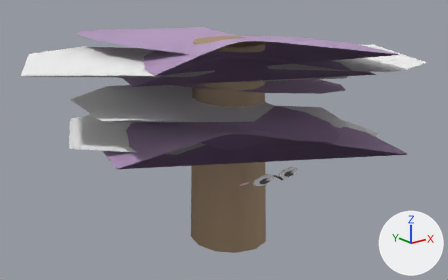
What one commit did to the glTF model web-forest/public/model/species/flavodon-flavus.glb.
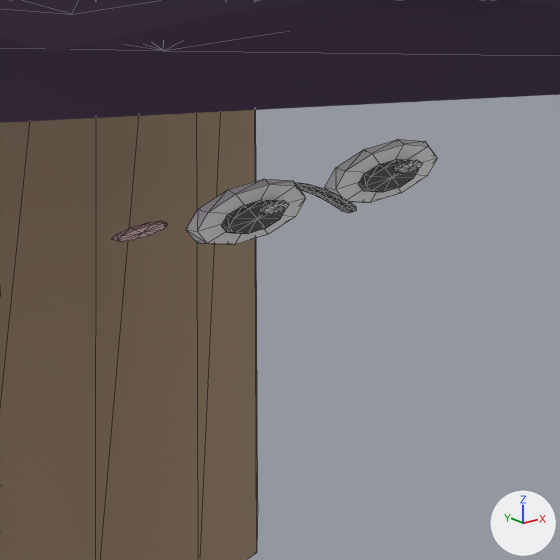
Old and new are each drawn whole from a 50 mm camera at (-0.709, -0.922, 0.564) aimed at (0.016, -0.015, 0.201) and again close up on the part from 49% to 71% of the width and 51% to 87% of the height. The lights are fixed; the arrows at lower right show +X, +Y and +Z. The older version's two pictures come first. The close-ups show mesh edges as thin lines. Everything nearer to the camera than a plane just in front of the edit is cut away. Where no turn or scale is listed for an object, it has been applied to the vertices. Vertices at exactly the same position are counted once.

The older version as bpy lines, for what is in view:
```python
me_mesh_0 = bpy.data.meshes.new('Mesh_0')
me_mesh_0.from_pydata(...)  # 290 vertices, 536 faces; spans x -0.075..0.075, y -0.153..0.082, z 0.0..0.4
me_mesh_0.materials.append(mat_flat)
me_mesh_1 = bpy.data.meshes.new('Mesh_1')
me_mesh_1.from_pydata(...)  # 82 vertices, 156 faces; spans x -0.266..0.272, y -0.401..0.16, z -0.02..0.042
me_mesh_1.materials.append(mat_flat)
me_mesh_3 = bpy.data.meshes.new('Mesh_3')
me_mesh_3.from_pydata(...)  # 82 vertices, 156 faces; spans x -0.124..0.208, y -0.255..0.085, z -0.012..0.02
me_mesh_3.materials.append(mat_flat)
ob_log = bpy.data.objects.new('log', me_mesh_0)
ob_log.location = (0.0203, -0.0249, 0.0)
ob_p1 = bpy.data.objects.new('p1', me_mesh_1)
ob_p1.location = (0.0203, -0.0249, 0.2256)
ob_p3 = bpy.data.objects.new('p3', me_mesh_3)
ob_p3.location = (0.0203, -0.0249, 0.2513)
```
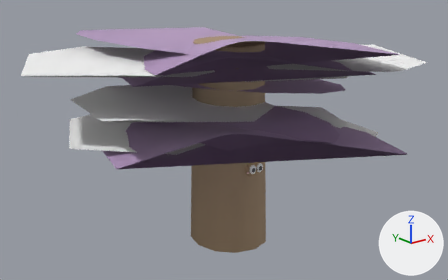
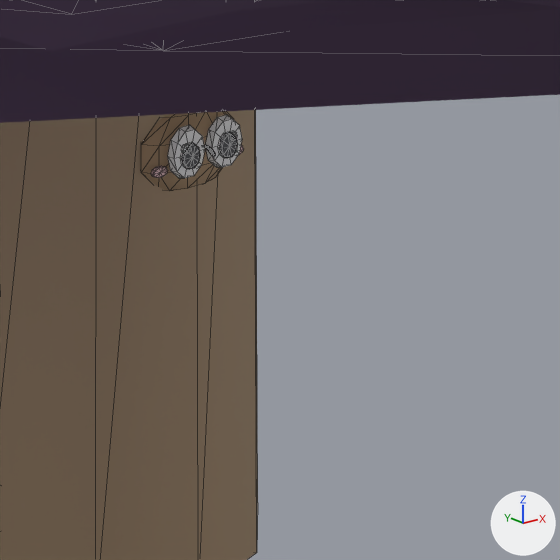
Pixel boxes (x1, y1, x2, y2) of what changed, in the close-ups (560 x 560 px; the box of a moved part takes in the faces that stretch with it):
'log', reshaped: before (0, 110, 437, 560); after (0, 110, 258, 560)
part 1 of me_mesh_0, added: after (181, 144, 189, 153)
part 2 of me_mesh_0, added: after (151, 166, 168, 178)
part 3 of me_mesh_0, moved or reshaped: before (295, 183, 356, 213); after (204, 145, 215, 156)
part 4 of me_mesh_0, moved or reshaped: before (118, 144, 437, 245); after (141, 111, 244, 178)
part 5 of me_mesh_0, recoloured: before (112, 139, 436, 242); after (141, 113, 242, 191)

Edits to the bpy script that builds the scene:
```text
Change me_mesh_0:
    used by ob_log; location = (0.0203, -0.0249, 0.0)
    remove me_mesh_0.from_pydata(...)  # 290 vertices, 536 faces; spans x -0.075..0.075, y -0.153..0.082, z 0.0..0.4
    add me_mesh_0.from_pydata(...)  # 332 vertices, 616 faces; spans x -0.075..0.075, y -0.086..0.082, z 0.0..0.4
    me_mesh_0 part 1: a new loose piece, a 10-sided cut cone along y (radius 0.0016 at the low end, 0.0018 at the high end) spanning x -0.0122..-0.0086, y -0.0844..-0.0832, z 0.1673..0.1706, in mat_flat
    me_mesh_0 part 2: a new loose piece, a 10-sided cut cone along y (radius 0.0031 by 0.0018 at the low end, 0.0034 by 0.002 at the high end) spanning x -0.0205..-0.0138, y -0.0787..-0.0776, z 0.1589..0.1626, in mat_flat
    me_mesh_0 part 3: the loose piece of 38 vertices spanning x -0.003..0.003, y -0.153..-0.122, z 0.165..0.167 is scaled about its middle by (0.318, 0.27, 1.02), then moved by (0.0, 0.056, 0.0)
    me_mesh_0 part 4
    30 vertices are removed from x -0.058..0.066, y -0.143..-0.115, z 0.161..0.175
    194 faces are deleted
    146 vertices move from x -0.069..0.069, y -0.143..-0.115, z 0.157..0.176 to x -0.021..0.021, y -0.085..-0.065, z 0.149..0.178
    28 vertices are added at x -0.008..0.021, y -0.085..-0.068, z 0.16..0.181
    194 new faces join them
    me_mesh_0 part 5: 84 kept faces spanning x -0.021..0.021, y -0.085..-0.065, z 0.149..0.178 get new vertex colours
```
